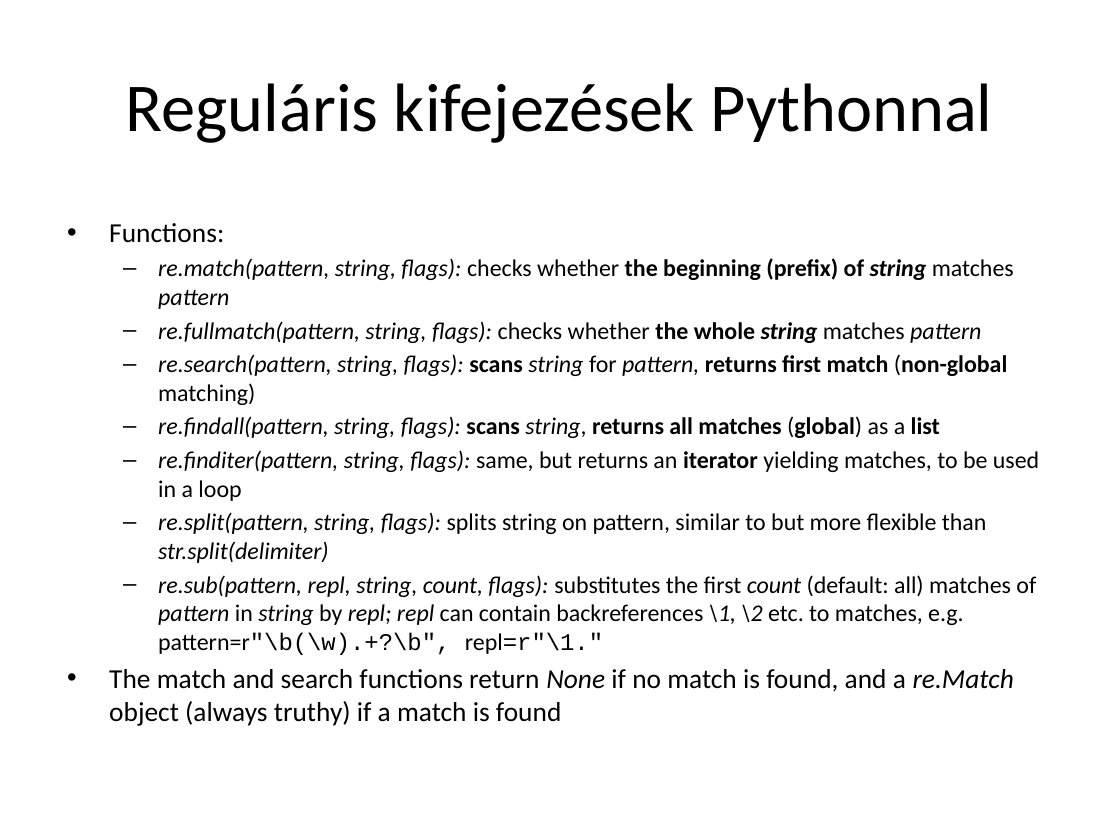
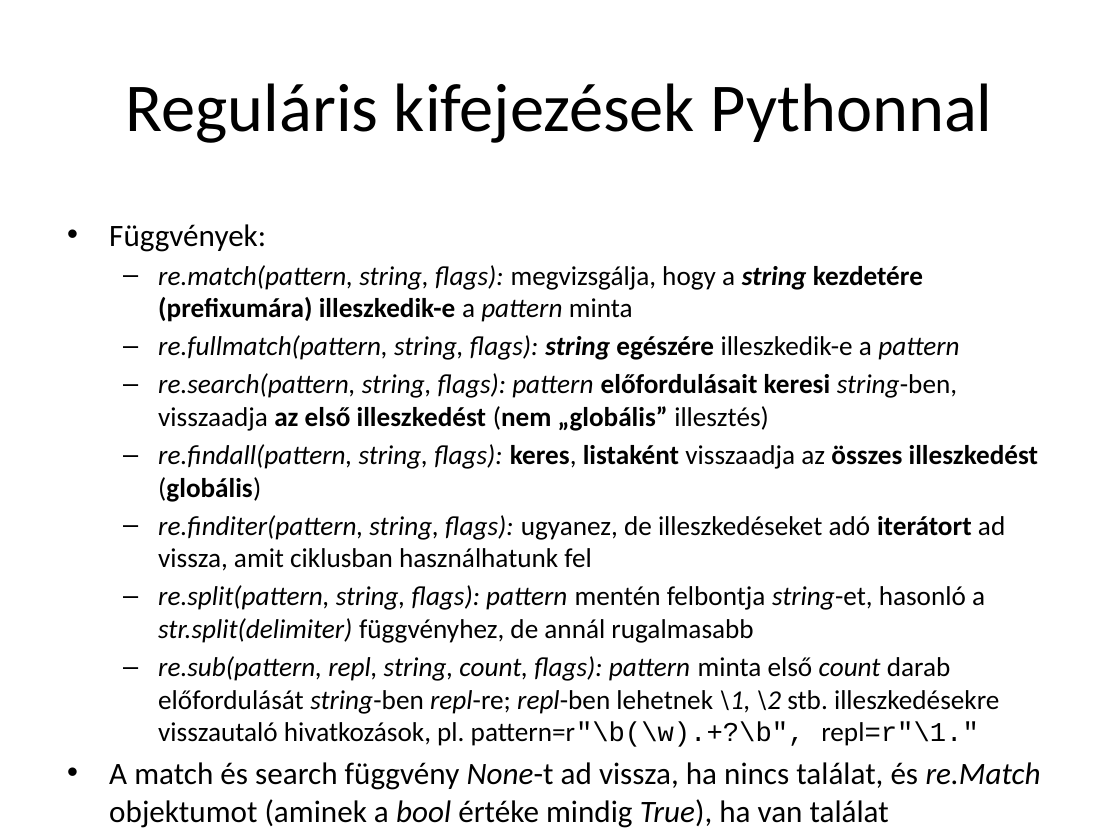
Before and after one commit to Clinical-Bioinformatics-Debrecen/nlp_magyar_2025, a slide deck: slide 30 of 2.pptx. Drawn at 1120x840 pixels with LibreOffice and Linux fonts; fonts in the diff are those of the drawing. Boxes give left, top, right and bottom in pixels: in the first picture for what was removed or moved away, otherwise in the second. Text is boxed around its words. In the diff, an @@ line names an element or a change of style, - is before the commit and + after.

```diff
--- a/2.pptx
+++ b/2.pptx
@@ text at (109,224,1041,828): text changed; size 15.4 to 17.5 pt @@
-• Functions:
-  – re.match(pattern, string, flags): checks whether the beginning (prefix) of string matches pattern
-  – re.fullmatch(pattern, string, flags): checks whether the whole string matches pattern
-  – re.search(pattern, string, flags): scans string for pattern, returns first match (non-global matching)
-  – re.findall(pattern, string, flags): scans string, returns all matches (global) as a list
-  – re.finditer(pattern, string, flags): same, but returns an iterator yielding matches, to be used in a loop
-  – re.split(pattern, string, flags): splits string on pattern, similar to but more flexible than str.split(delimiter)
-  – re.sub(pattern, repl, string, count, flags): substitutes the first count (default: all) matches of pattern in string by repl; repl can contain backreferences \1, \2 etc. to matches, e.g. pattern=r"\b(\w).+?\b", repl=r"\1."
-• The match and search functions return None if no match is found, and a re.Match object (always truthy) if a match is found
+• Függvények:
+  – re.match(pattern, string, flags): megvizsgálja, hogy a string kezdetére (prefixumára) illeszkedik-e a pattern minta
+  – re.fullmatch(pattern, string, flags): string egészére illeszkedik-e a pattern
+  – re.search(pattern, string, flags): pattern előfordulásait keresi string-ben, visszaadja az első illeszkedést (nem „globális” illesztés)
+  – re.findall(pattern, string, flags): keres, listaként visszaadja az összes illeszkedést (globális)
+  – re.finditer(pattern, string, flags): ugyanez, de illeszkedéseket adó iterátort ad vissza, amit ciklusban használhatunk fel
+  – re.split(pattern, string, flags): pattern mentén felbontja string-et, hasonló a str.split(delimiter) függvényhez, de annál rugalmasabb
+  – re.sub(pattern, repl, string, count, flags): pattern minta első count darab előfordulását string-ben repl-re; repl-ben lehetnek \1, \2 stb. illeszkedésekre visszautaló hivatkozások, pl. pattern=r"\b(\w).+?\b", repl=r"\1."
+• A match és search függvény None-t ad vissza, ha nincs találat, és re.Match objektumot (aminek a bool értéke mindig True), ha van találat
```
Also in this commit, not shown: 6 other slides changed.
